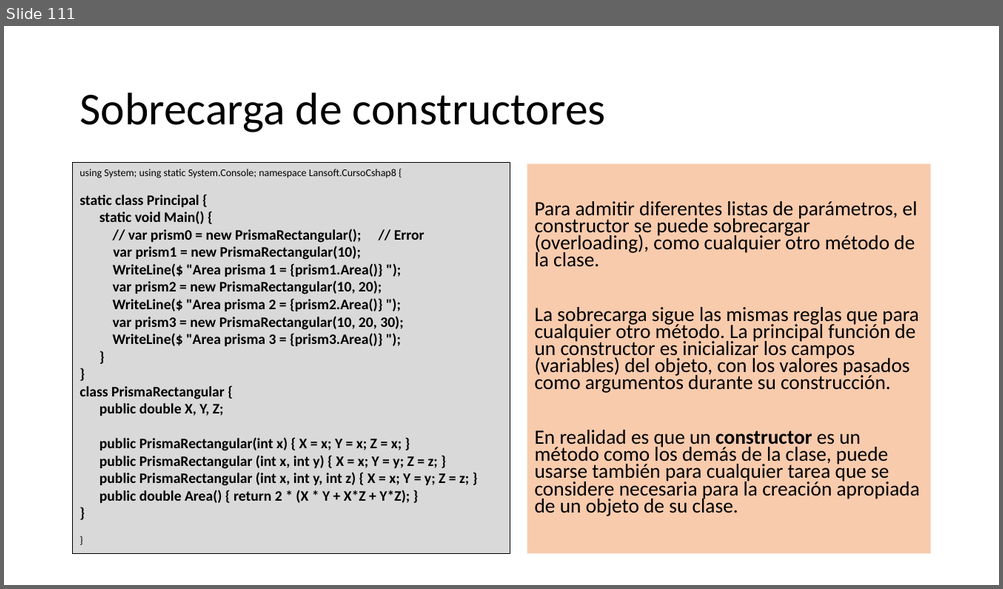
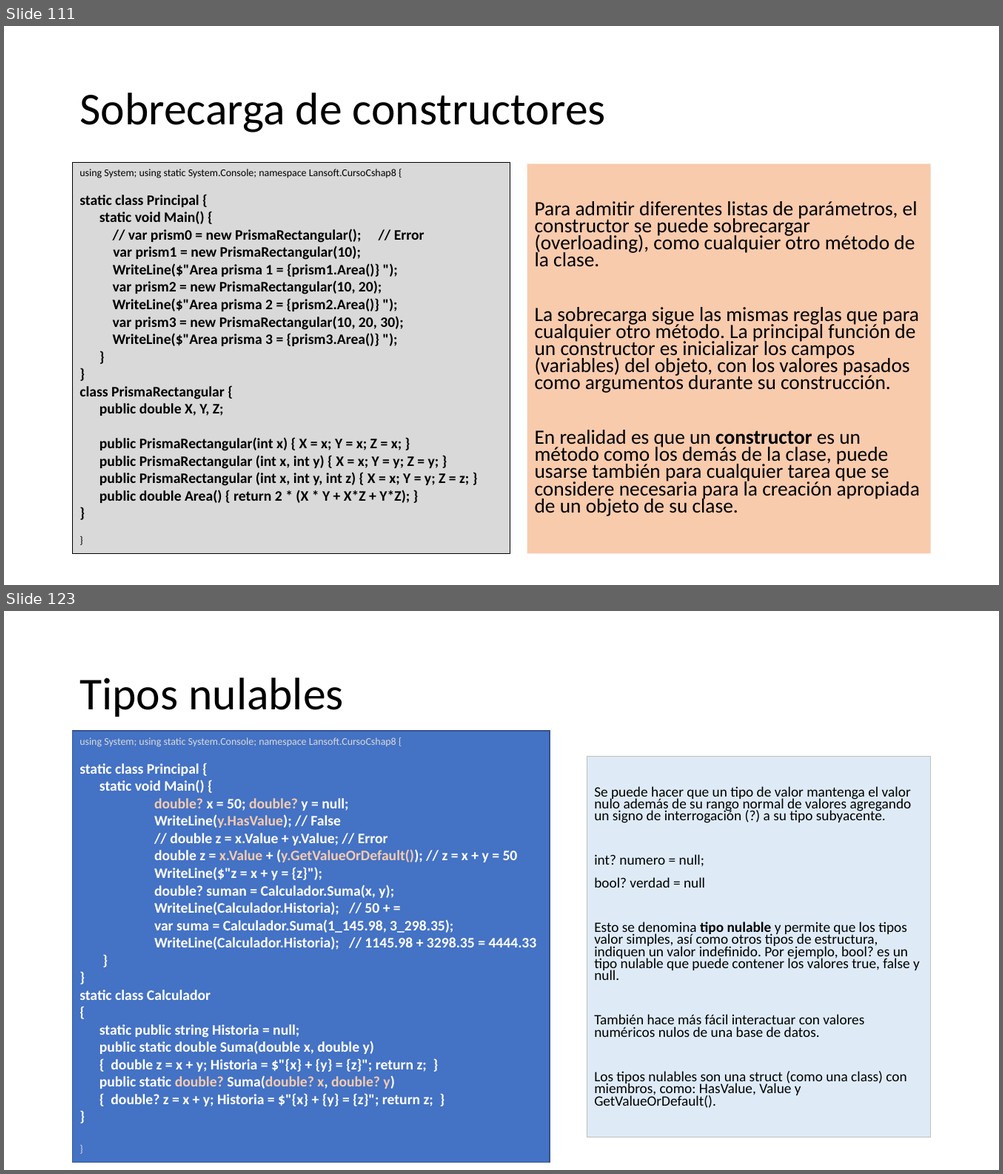
Before and after one commit to AlbertOsinaga/CursoCSharp__8, a slide deck: CSharpQuickReferencia.pptx. Shown one above the other, each under a label of ours: slide 111 before the commit, slides 111 and 123 after it; the slides between them are not shown. The pictures are 1003x589 and 1003x1174 pixels, drawn with LibreOffice and Linux fonts; fonts in the diff are those of the drawing. Boxes give left, top, right and bottom in pixels: in the first picture for what was removed or moved away, otherwise in the second. Text is boxed around its words. In the diff, an @@ line names an element or a change of style, - is before the commit and + after.

```diff
--- a/CSharpQuickReferencia.pptx
+++ b/CSharpQuickReferencia.pptx
@@ slide 123 added at (4,611,999,1170), background #FFFFFF @@
@@ title added at (79,678,343,717), 44 pt, text #000000 @@
+Tipos nulables
@@ rectangle added at (73,731,550,1163), fill #4472C4, outline #325491 1 pt, 14 pt, text #FFFFFF, bold @@
+using System; using static System.Console; namespace Lansoft.CursoCshap8 {
+static class Principal {
+static void Main() {
+double? x = 50; double? y = null;
+WriteLine(y.HasValue); // False
+// double z = x.Value + y.Value; // Error
+double z = x.Value + (y.GetValueOrDefault()); // z = x + y = 50
+WriteLine($"z = x + y = {z}");
+double? suman = Calculador.Suma(x, y);
+WriteLine(Calculador.Historia); // 50 + =
+var suma = Calculador.Suma(1_145.98, 3_298.35);
+WriteLine(Calculador.Historia); // 1145.98 + 3298.35 = 4444.33
+}
+}
+static class Calculador
+{
+static public string Historia = null;
+public static double Suma(double x, double y)
+{ double z = x + y; Historia = $"{x} + {y} = {z}"; return z; }
+public static double? Suma(double? x, double? y)
+{ double? z = x + y; Historia = $"{x} + {y} = {z}"; return z; }
+}
+}
@@ text added at (586,757,930,1137), fill #DEEBF7, outline #BFBFBF 0.75 pt, 13.8 pt, text #000000 @@
+Se puede hacer que un tipo de valor mantenga el valor nulo además de su rango normal de valores agregando un signo de interrogación (?) a su tipo subyacente.
+int? numero = null;
+bool? verdad = null
+Esto se denomina tipo nulable y permite que los tipos valor simples, así como otros tipos de estructura, indiquen un valor indefinido. Por ejemplo, bool? es un tipo nulable que puede contener los valores true, false y null.
+También hace más fácil interactuar con valores numéricos nulos de una base de datos.
+Los tipos nulables son una struct (como una class) con miembros, como: HasValue, Value y GetValueOrDefault().
@@ slide 111 changed as well @@
@@ text in rectangle at (113,246,379,277): spaces changed @@
-var prism1 = new PrismaRectangular(10); WriteLine($ "Area prisma 1 = {prism1.Area()} ");
+var prism1 = new PrismaRectangular(10); WriteLine($"Area prisma 1 = {prism1.Area()} ");
@@ text in rectangle at (113,298,379,312): spaces changed @@
-WriteLine($ "Area prisma 2 = {prism2.Area()} ");
+WriteLine($"Area prisma 2 = {prism2.Area()} ");
@@ text in rectangle at (113,333,379,346): spaces changed @@
-WriteLine($ "Area prisma 3 = {prism3.Area()} ");
+WriteLine($"Area prisma 3 = {prism3.Area()} ");
@@ text in rectangle at (99,455,439,469): text changed @@
-public PrismaRectangular (int x, int y) { X = x; Y = y; Z = z; }
+public PrismaRectangular (int x, int y) { X = x; Y = y; Z = y; }
```
Also in this commit, not shown: 16 other slides added, 3 other files.
